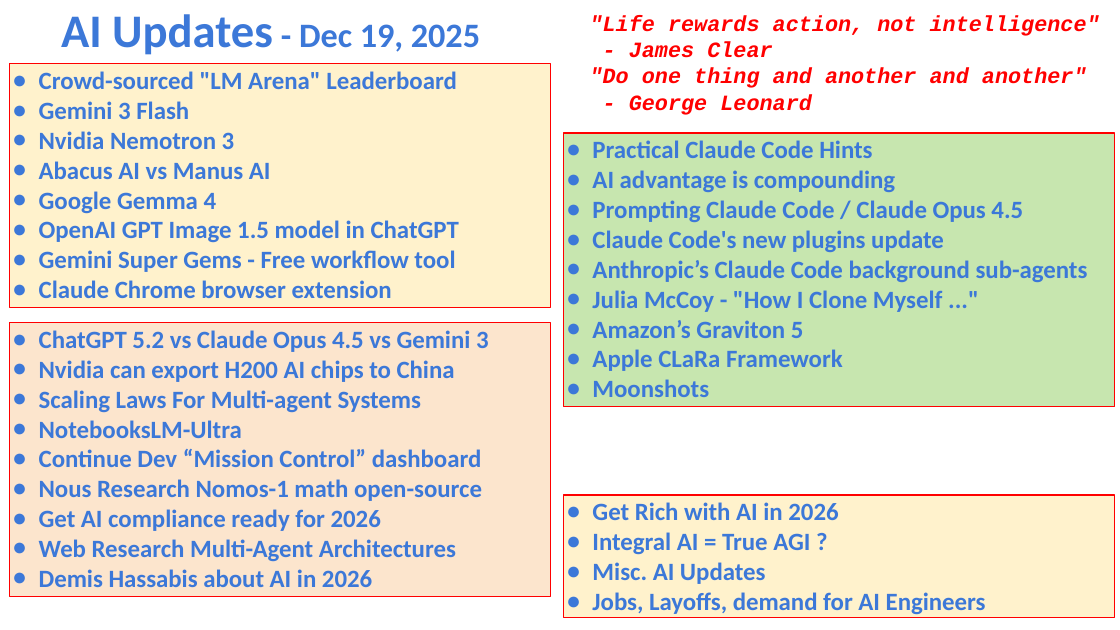
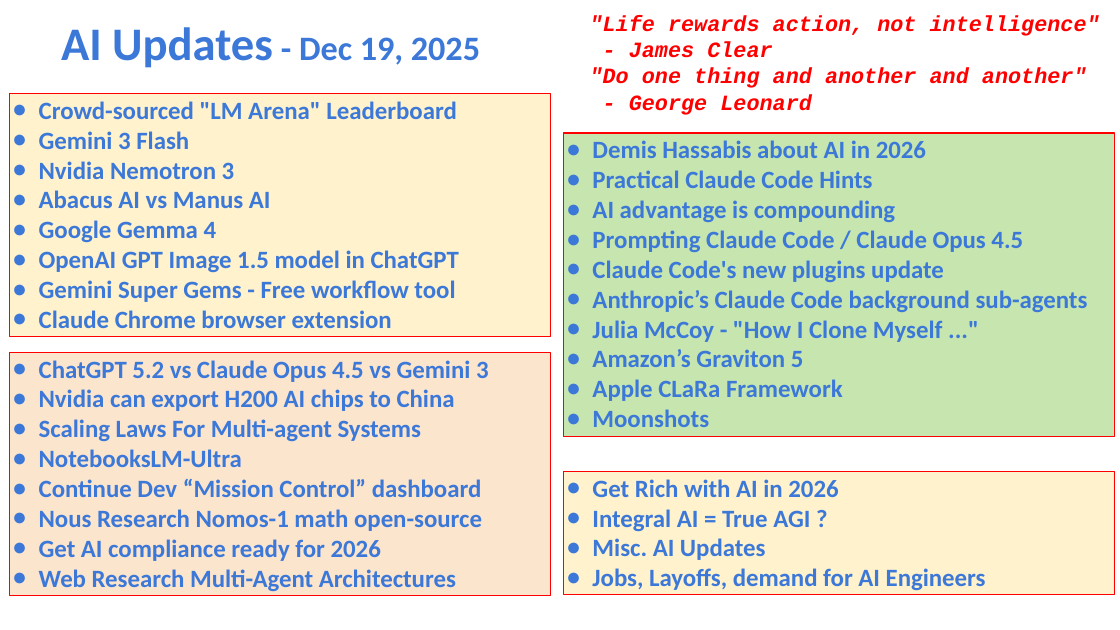
Before and after one commit to lselector/seminar, a slide deck: slide 1 of 2025/2025-12-19-AI-Updates.pptx. Drawn at 1120x630 pixels with LibreOffice and Linux fonts; fonts in the diff are those of the drawing. Boxes give left, top, right and bottom in pixels: in the first picture for what was removed or moved away, otherwise in the second. Text is boxed around its words. In the diff, an @@ line names an element or a change of style, - is before the commit and + after.

```diff
--- a/2025/2025-12-19-AI-Updates.pptx
+++ b/2025/2025-12-19-AI-Updates.pptx
@@ text "AI Updates - Dec 19, ...": place and size @@
-text "AI Updates - Dec 19, ..." at box(61, 14, 480, 55)
+text "AI Updates - Dec 19, ..." at box(61, 27, 480, 68)
@@ rectangle "Crowd-sourced "LM Arena" Leaderboard": place and size @@
-rectangle "Crowd-sourced "LM Arena" Leaderboard" at box(10, 64, 551, 307)
+rectangle "Crowd-sourced "LM Arena" Leaderboard" at box(10, 93, 551, 336)
@@ rectangle "Demis Hassabis about AI in ...": place and size @@
-rectangle "Demis Hassabis about AI in ..." at box(563, 133, 1114, 407)
+rectangle "Demis Hassabis about AI in ..." at box(563, 133, 1114, 437)
@@ text in rectangle at box(592, 140, 926, 158): paragraph added @@
+● Demis Hassabis about AI in 2026
@@ rectangle "ChatGPT 5.2 vs Claude Opus ...": place and size @@
-rectangle "ChatGPT 5.2 vs Claude Opus ..." at box(10, 323, 551, 596)
+rectangle "ChatGPT 5.2 vs Claude Opus ..." at box(10, 352, 551, 595)
@@ rectangle "Get Rich with AI in ...": place and size @@
-rectangle "Get Rich with AI in ..." at box(563, 495, 1114, 618)
+rectangle "Get Rich with AI in ..." at box(563, 472, 1114, 595)
@@ text in rectangle at box(39, 569, 372, 587): paragraph removed @@
-● Demis Hassabis about AI in 2026
```
Also in this commit, not shown: 2 other slides changed.
